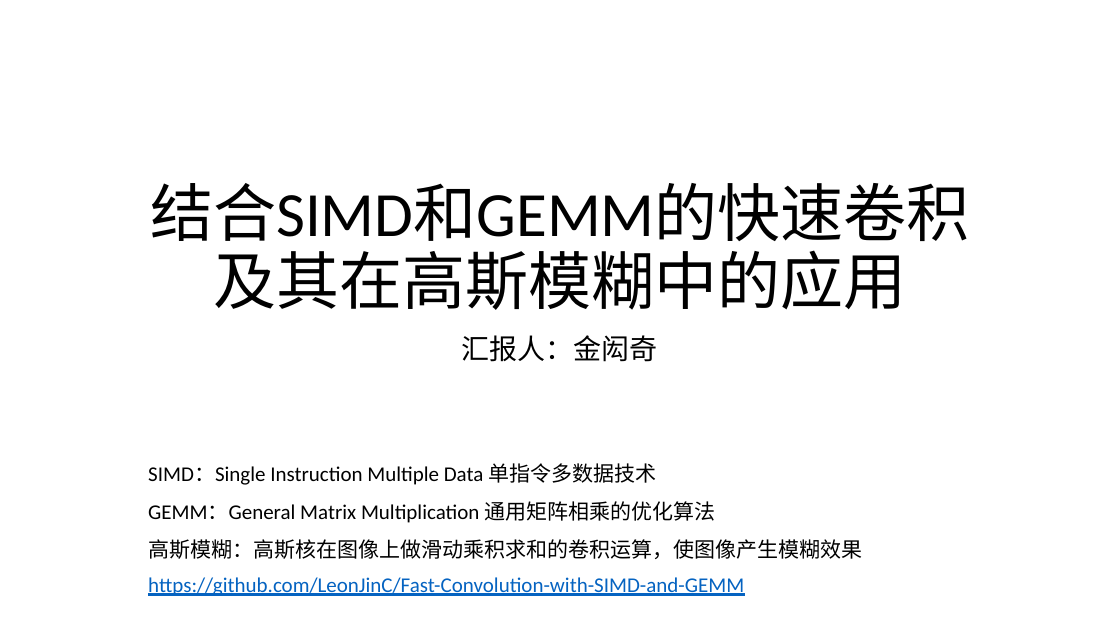
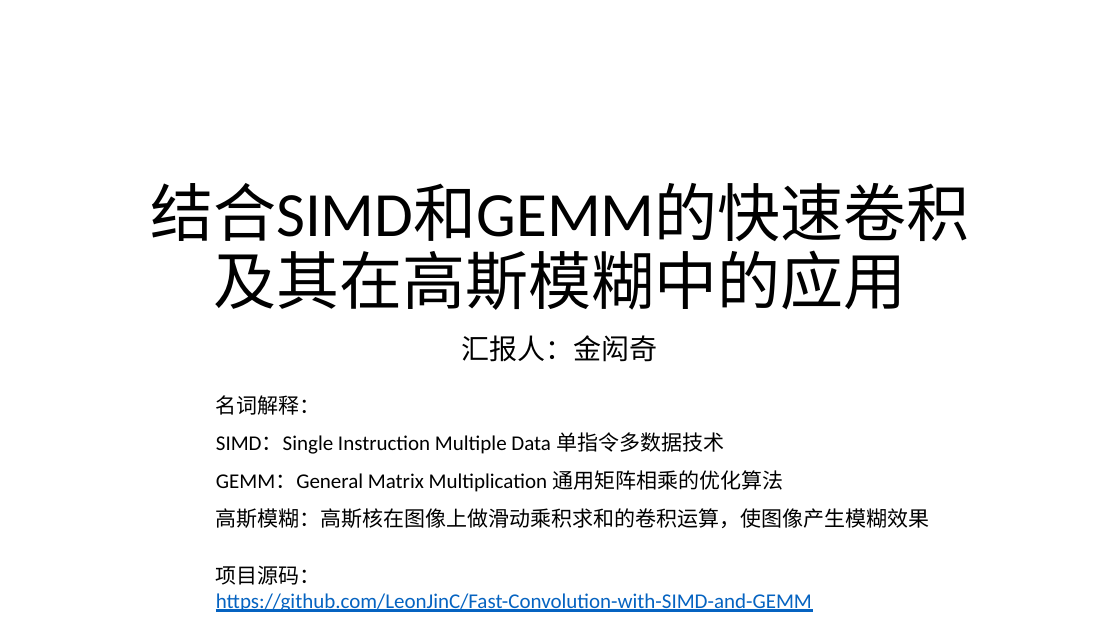
Before and after one commit to LeonJinC/Fast-Convolution-with-SIMD-and-GEMM, a slide deck: slide 1 of 结合SIMD和GEMM的快速卷积及其在高斯模糊中的应用.pptx. Drawn at 1120x630 pixels with LibreOffice and Linux fonts; fonts in the diff are those of the drawing. Boxes give left, top, right and bottom in pixels: in the first picture for what was removed or moved away, otherwise in the second. Text is boxed around its words. In the diff, an @@ line names an element or a change of style, - is before the commit and + after.

```diff
--- a/结合SIMD和GEMM的快速卷积及其在高斯模糊中的应用.pptx
+++ b/结合SIMD和GEMM的快速卷积及其在高斯模糊中的应用.pptx
@@ text "名词解释：": place and size @@
-text "名词解释：" at [148,463,862,559]
+text "名词解释：" at [216,395,930,528]
@@ text at [216,395,321,415]: paragraph added @@
+名词解释：
@@ text "项目源码：": place and size @@
-text "项目源码：" at [148,577,744,596]
+text "项目源码：" at [216,566,812,612]
@@ text at [216,566,321,585]: paragraph added @@
+项目源码：
```
Also in this commit, not shown: 1 other slide changed, 1 slide added, 1 other file.
